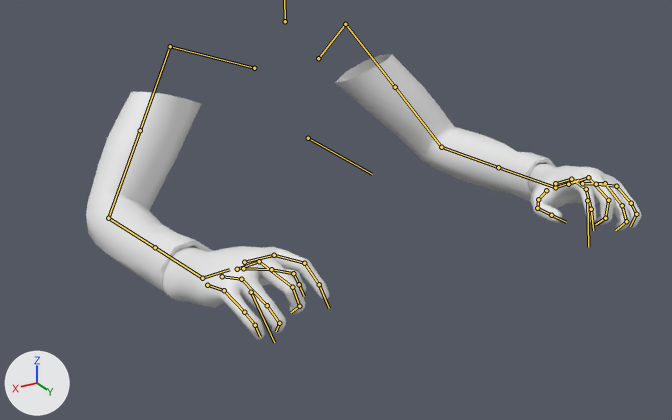
The FBX model 0_Final Exports/FirstPersonModel+Animations/New/SK_Hands.fbx as it was, and as the next commit left it.
Both versions are drawn from a camera (50 mm lens) standing at (0.582, 1.163, 0.26) and looking at (0.01, 0.21, -0.217). Every picture has the same lights, and +X, +Y and +Z are marked at lower left. Both versions are drawn at the pose saved in each file; the numbers are the values there. The bones that bend it are drawn over the model as lines.

Names of what the first picture shows: 'mchar_body.001'.
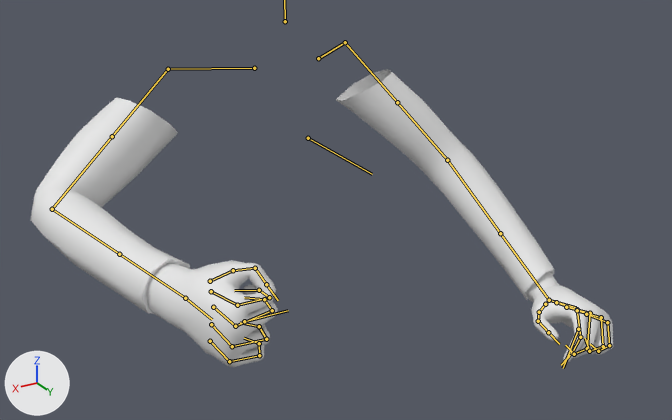
The change in detail:
Bone 'DEF_Shoulder.L.001' (bone_def_shoulder_l_001) turns from (16, 15, 7) to (19, 3, 18) degrees about its own x, y and z.
Bone 'DEF_Bicep.L.001' (bone_def_bicep_l_001) turns from (-37, 24, 21) to (-38, 44, 1) degrees about its own x, y and z.
Bone 'DEF_ForeArm.L.001' (bone_def_forearm_l_001) turns from (-50, 0, 0) to (-11, 0, 2) degrees about its own x, y and z.
Bone 'DEF_ForeArm.L.002' (bone_def_forearm_l_002) turns from (0, 20, 0) to (0, 2, 0) degrees about its own x, y and z.
Bone 'DEF_Hand.L.001' (bone_def_hand_l_001) turns from (-29, 23, -37) to (-44, 1, -47) degrees about its own x, y and z.
Bone 'DEF_Index.L.002' (bone_def_index_l_002) turns from (-13, 0, 0) to (-44, 0, 0) degrees about its own x, y and z.
Bone 'DEF_Index.L.003' (bone_def_index_l_003) turns from (-34, 0, 0) to (-39, 0, 0) degrees about its own x, y and z.
Bone 'DEF_Middle.L.002' (bone_def_middle_l_002) turns from (-27, 0, 0) to (-57, 0, 0) degrees about its own x, y and z.
Bone 'DEF_Ring.L.001' (bone_def_ring_l_001) turns from (-8, 0, 0) to (0, 0, 0) degrees about its own x, y and z.
Bone 'DEF_Ring.L.002' (bone_def_ring_l_002) turns from (-31, 0, 0) to (-55, 0, 0) degrees about its own x, y and z.
Bone 'DEF_Ring.L.003' (bone_def_ring_l_003) turns from (-4, 0, 0) to (-63, 0, 0) degrees about its own x, y and z.
Bone 'DEF_Pinky.L.001' (bone_def_pinky_l_001) turns from (-8, 0, 0) to (0, 0, 0) degrees about its own x, y and z.
Bone 'DEF_Pinky.L.002' (bone_def_pinky_l_002) turns from (-32, 0, 0) to (-56, 0, 0) degrees about its own x, y and z.
Bone 'DEF_Pinky.L.003' (bone_def_pinky_l_003) turns from (-7, 0, 0) to (-65, 0, 0) degrees about its own x, y and z.
Bone 'DEF_Thumb.L.003' (bone_def_thumb_l_003) turns from (-58, 0, 0) to (-64, 0, 0) degrees about its own x, y and z.
Bone 'DEF_Shoulder.R.001' (bone_def_shoulder_r_001) turns from (16, -15, -7) to (14, -3, -18) degrees about its own x, y and z.
Bone 'DEF_Bicep.R.001' (bone_def_bicep_r_001) turns from (-37, -24, -21) to (-29, -30, 8) degrees about its own x, y and z.
Bone 'DEF_ForeArm.R.001' (bone_def_forearm_r_001) turns from (-50, 0, 0) to (-54, -5, -9) degrees about its own x, y and z.
Bone 'DEF_ForeArm.R.002' (bone_def_forearm_r_002) turns from (0, -20, 0) to (0, 10, 0) degrees about its own x, y and z.
Bone 'DEF_Hand.R.001' (bone_def_hand_r_001) turns from (-29, -23, 37) to (-4, 29, 19) degrees about its own x, y and z.
Bone 'DEF_Index.R.002' (bone_def_index_r_002) turns from (-13, 0, 0) to (-82, 5, 1) degrees about its own x, y and z.
Bone 'DEF_Index.R.003' (bone_def_index_r_003) turns from (-34, 0, 0) to (-62, 0, 0) degrees about its own x, y and z.
Bone 'DEF_Index.R.004' (bone_def_index_r_004) turns from (-13, 0, 0) to (-68, 0, 0) degrees about its own x, y and z.
Bone 'DEF_Middle.R.002' (bone_def_middle_r_002) turns from (-27, 0, 0) to (-84, 4, 0) degrees about its own x, y and z.
Bone 'DEF_Middle.R.003' (bone_def_middle_r_003) turns from (-52, 0, 0) to (-57, 0, 0) degrees about its own x, y and z.
Bone 'DEF_Ring.R.001' (bone_def_ring_r_001) turns from (-8, 0, 0) to (0, 0, 0) degrees about its own x, y and z.
Bone 'DEF_Ring.R.002' (bone_def_ring_r_002) turns from (-31, 0, 0) to (-79, 0, 0) degrees about its own x, y and z.
Bone 'DEF_Ring.R.003' (bone_def_ring_r_003) turns from (-4, 0, 0) to (-63, 0, 0) degrees about its own x, y and z.
Bone 'DEF_Ring.R.004' (bone_def_ring_r_004) turns from (-77, 0, 0) to (-55, 0, 0) degrees about its own x, y and z.
Bone 'DEF_Pinky.R.001' (bone_def_pinky_r_001) turns from (-8, 0, 0) to (0, 0, 0) degrees about its own x, y and z.
Bone 'DEF_Pinky.R.002' (bone_def_pinky_r_002) turns from (-32, 0, 0) to (-75, 0, 0) degrees about its own x, y and z.
Bone 'DEF_Pinky.R.003' (bone_def_pinky_r_003) turns from (-7, 0, 0) to (-65, 0, 0) degrees about its own x, y and z.
Bone 'DEF_Thumb.R.001' (bone_def_thumb_r_001) turns from (0, -9, 0) to (-10, -9, 0) degrees about its own x, y and z.

Where the change shows, as pixel boxes (x1, y1, x2, y2) in the pictures (672 x 420 px):
'mchar_body.001', posed
    before: (86, 54, 642, 340)
    after: (31, 69, 613, 367)
bone 'DEF_Shoulder.L.001', root to tip
    before: (318, 58) to (345, 24)
    after: (318, 58) to (345, 42)
bone 'DEF_Bicep.L.001', root to tip
    before: (345, 24) to (395, 87)
    after: (345, 42) to (397, 102)
bone 'DEF_ForeArm.L.001', root to tip
    before: (441, 147) to (498, 167)
    after: (447, 160) to (500, 233)
bone 'DEF_ForeArm.L.002', root to tip
    before: (498, 167) to (555, 187)
    after: (500, 233) to (549, 300)
bone 'DEF_Hand.L.001', root to tip
    before: (555, 187) to (578, 180)
    after: (549, 300) to (576, 307)
bone 'DEF_Index.L.002', root to tip
    before: (571, 179) to (586, 189)
    after: (577, 309) to (580, 337)
bone 'DEF_Index.L.003', root to tip
    before: (586, 189) to (591, 209)
    after: (580, 337) to (572, 353)
bone 'DEF_Middle.L.002', root to tip
    before: (588, 177) to (608, 200)
    after: (590, 313) to (587, 348)
bone 'DEF_Ring.L.001', root to tip
    before: (582, 183) to (605, 183)
    after: (577, 310) to (601, 317)
bone 'DEF_Ring.L.002', root to tip
    before: (605, 183) to (622, 205)
    after: (601, 317) to (603, 346)
bone 'DEF_Ring.L.003', root to tip
    before: (622, 205) to (626, 221)
    after: (603, 346) to (589, 351)
bone 'DEF_Pinky.L.001', root to tip
    before: (596, 184) to (616, 186)
    after: (586, 314) to (607, 322)
bone 'DEF_Pinky.L.002', root to tip
    before: (616, 186) to (631, 203)
    after: (607, 322) to (609, 345)
bone 'DEF_Pinky.L.003', root to tip
    before: (631, 203) to (636, 214)
    after: (609, 345) to (598, 351)
bone 'DEF_Thumb.L.003', root to tip
    before: (537, 208) to (551, 215)
    after: (538, 321) to (548, 332)
bone 'DEF_Shoulder.R.001', root to tip
    before: (254, 68) to (170, 46)
    after: (254, 68) to (168, 69)
bone 'DEF_Bicep.R.001', root to tip
    before: (170, 46) to (140, 130)
    after: (168, 69) to (112, 136)
bone 'DEF_ForeArm.R.001', root to tip
    before: (108, 218) to (155, 247)
    after: (52, 209) to (119, 254)
bone 'DEF_ForeArm.R.002', root to tip
    before: (155, 247) to (202, 278)
    after: (119, 254) to (185, 298)
bone 'DEF_Hand.R.001', root to tip
    before: (202, 278) to (229, 269)
    after: (185, 298) to (212, 319)
bone 'DEF_Index.R.002', root to tip
    before: (274, 255) to (304, 263)
    after: (237, 305) to (269, 297)
bone 'DEF_Index.R.003', root to tip
    before: (304, 263) to (319, 284)
    after: (269, 297) to (259, 290)
bone 'DEF_Index.R.004', root to tip
    before: (319, 284) to (329, 308)
    after: (259, 290) to (234, 290)
bone 'DEF_Middle.R.002', root to tip
    before: (259, 261) to (292, 287)
    after: (235, 326) to (272, 310)
bone 'DEF_Middle.R.003', root to tip
    before: (292, 287) to (299, 306)
    after: (272, 310) to (264, 299)
bone 'DEF_Ring.R.001', root to tip
    before: (222, 276) to (241, 279)
    after: (211, 324) to (232, 346)
bone 'DEF_Ring.R.002', root to tip
    before: (241, 279) to (267, 305)
    after: (232, 346) to (266, 339)
bone 'DEF_Ring.R.003', root to tip
    before: (267, 305) to (279, 323)
    after: (266, 339) to (259, 326)
bone 'DEF_Ring.R.004', root to tip
    before: (279, 323) to (276, 331)
    after: (259, 326) to (240, 322)
bone 'DEF_Pinky.R.001', root to tip
    before: (207, 285) to (224, 290)
    after: (210, 341) to (229, 361)
bone 'DEF_Pinky.R.002', root to tip
    before: (224, 290) to (244, 312)
    after: (229, 361) to (259, 355)
bone 'DEF_Pinky.R.003', root to tip
    before: (244, 312) to (255, 325)
    after: (259, 355) to (259, 343)
bone 'DEF_Thumb.R.001', root to tip
    before: (243, 268) to (271, 269)
    after: (210, 281) to (233, 270)
